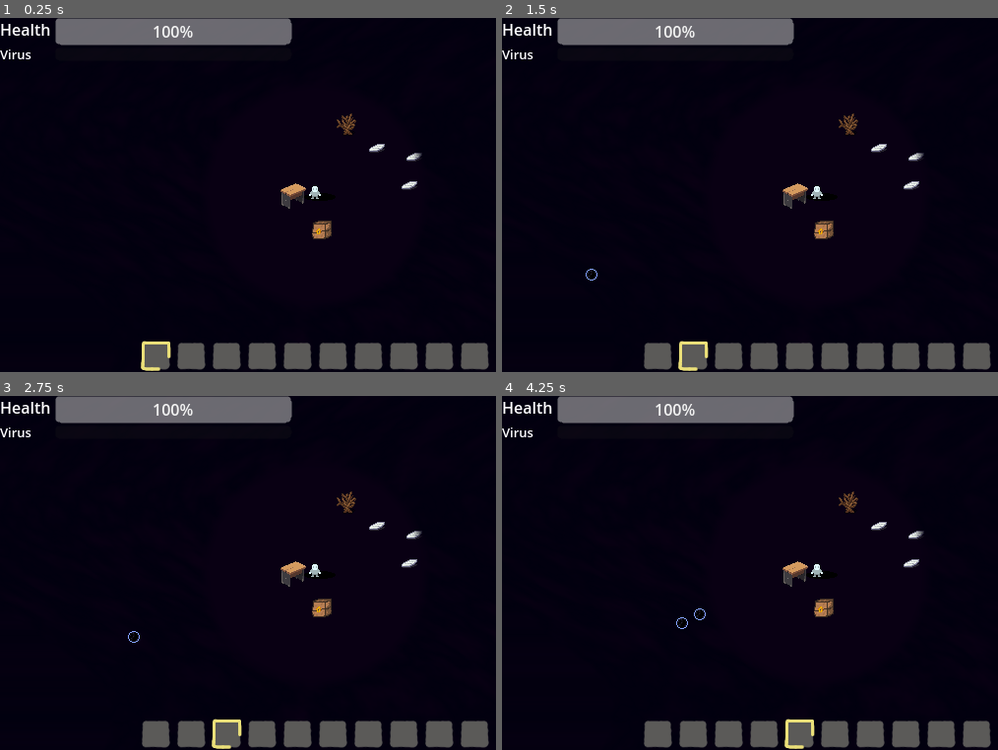
Above: before the commit, frames 1-4 (two rows, left to right).
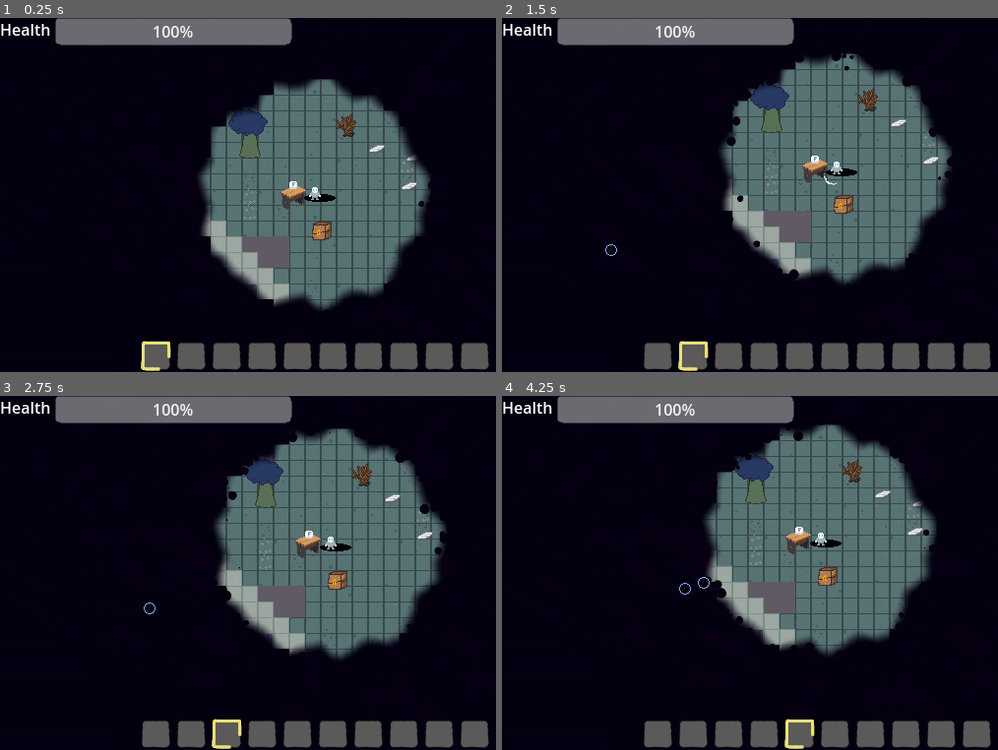
Above: after the commit, the same moments.

Repository: TimoRoggel/EverDark
Game: Godot game, scene res://scenes/levels/world.tscn
Same seed, same stepped clock (60 frames per second), same inputs: the game is played once before the commit and once after it. The engine's default icon, where the game draws it, is replaced by a stand-in: a white triangle on a blue panel in a dark square.
Inputs (mouse positions are in pixels of both pictures, inside the frame that each line leads up to):
- Up to frame 1 (0.25 s): no input
- Up to frame 2 (1.5 s): click (655, 357) at 0.52 s; click (690, 357) at 1.27 s
- Up to frame 3 (2.75 s): click (228, 735) at 2.02 s
- Up to frame 4 (4.25 s): click (764, 735) at 2.77 s; click (799, 735) at 3.52 s

The runs differ from the first frame. In frame 1, 22% of the frame differs, in the area x 0-87%, y 8-83%; in frame 2, 22%; in frame 3, 22%; in frame 4, 22%, in the area x 0-88%, y 8-74%.
Error before the commit: Parse Error: Could not parse global class "SaveManager" from "res://scripts/structs/save_system/save_manager.gd". (res://scripts/globals/save_system.gd:7)

Commit message:
small fix

Diff:
--- a/scripts/structs/save_system/save_manager.gd
+++ b/scripts/structs/save_system/save_manager.gd
@@ -16,10 +16,10 @@
 
 func load_game(file_path: String) -> void:
 	var file: FileAccess = FileAccess.open_encrypted_with_pass(file_path, FileAccess.READ,ENCRYPTION_KEY)
-    if !file:
-        # Save data is corrupted
-        clean_data()
-        return
+	if !file:
+		# Save data is corrupted
+		clean_data()
+		return
 	var save_data: Dictionary = JSON.parse_string(file.get_as_text())
 	for obj: SaveObject in save_objects:
 		if (save_data.has(obj.name)):
